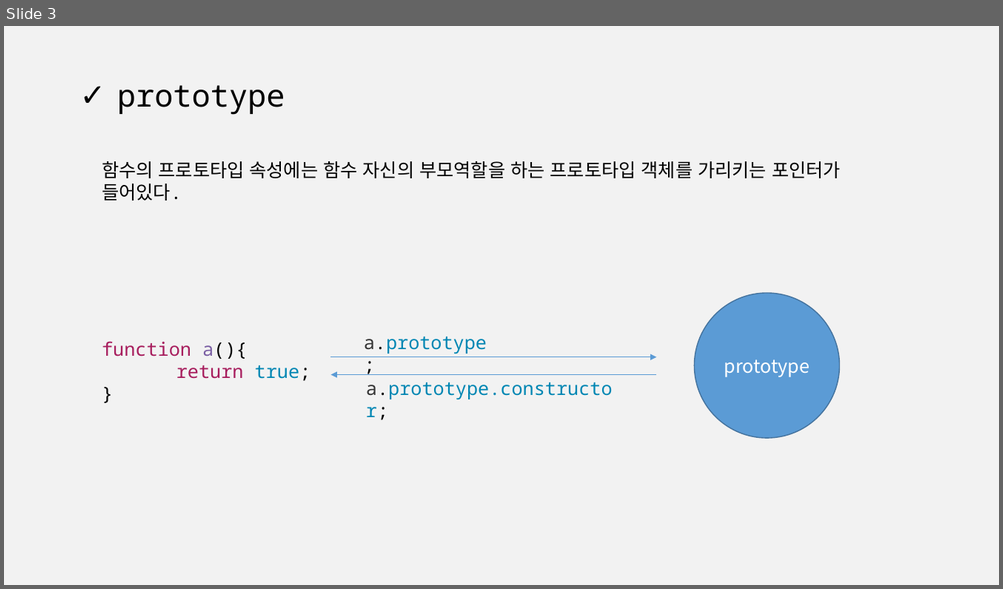
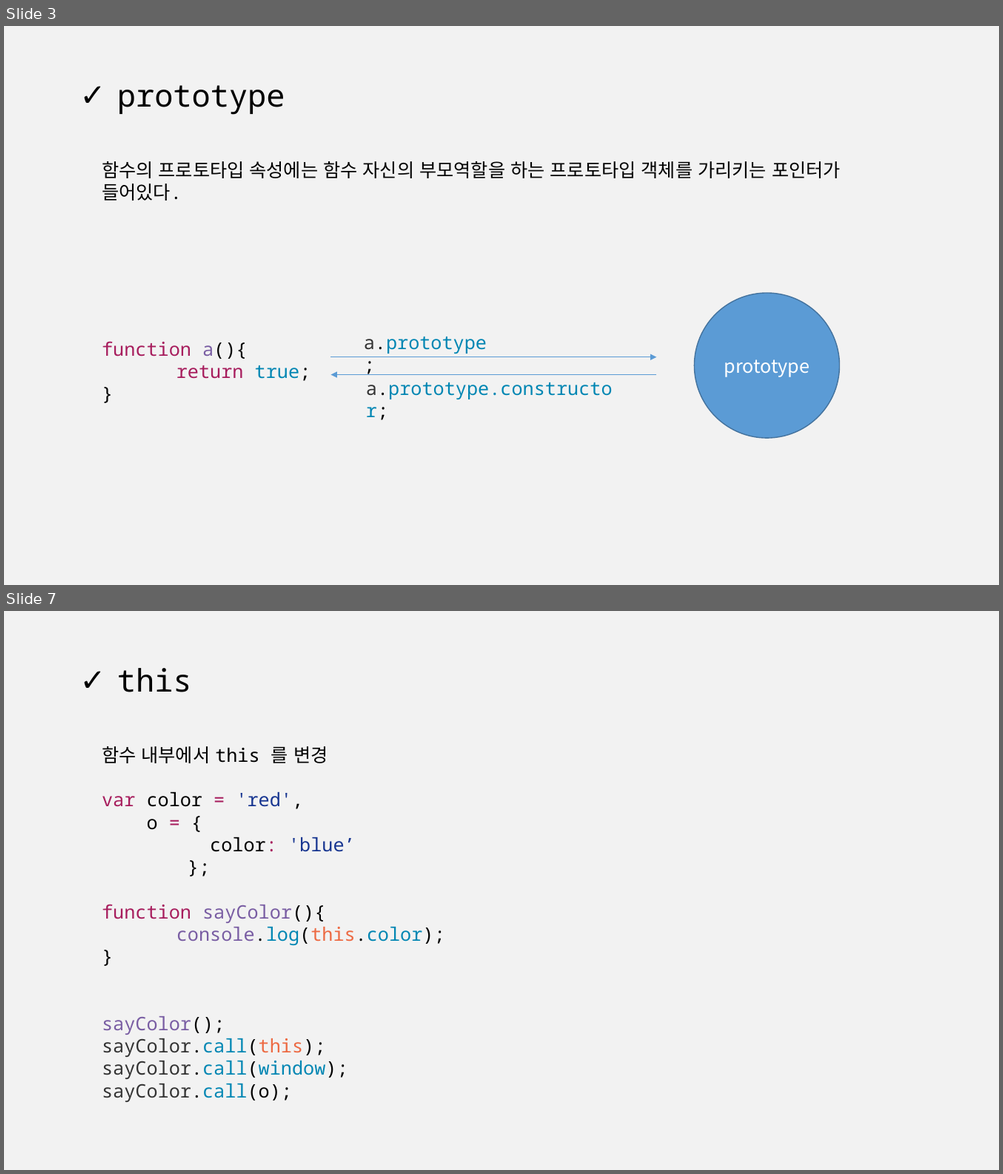
Before and after one commit to c11g/javascriptShare, a slide deck: 15_자바스크립트의이해_function.pptx. Shown one above the other, each under a label of ours: slide 3 before the commit, slides 3 and 7 after it; the slides between them are not shown. The pictures are 1003x589 and 1003x1174 pixels, drawn with LibreOffice and Linux fonts; fonts in the diff are those of the drawing. Boxes give left, top, right and bottom in pixels: in the first picture for what was removed or moved away, otherwise in the second. Text is boxed around its words. In the diff, an @@ line names an element or a change of style, - is before the commit and + after.

```diff
--- a/15_자바스크립트의이해_function.pptx
+++ b/15_자바스크립트의이해_function.pptx
@@ slide 7 added at <box>4,611,999,1170</box>, background #F2F2F2 @@
@@ title added at <box>117,668,192,692</box>, 30 pt, text #000000 @@
+✓ this
@@ text added at <box>102,746,445,1102</box>, 18 pt, text #000000 @@
+함수 내부에서 this 를 변경
+var color = 'red',
+o = {
+color: 'blue’
+};
+function sayColor(){
+console.log(this.color);
+}
+sayColor();
+sayColor.call(this);
+sayColor.call(window);
+sayColor.call(o);
```
Also in this commit, not shown: 2 slides changed, 2 other slides added, 2 other files.
